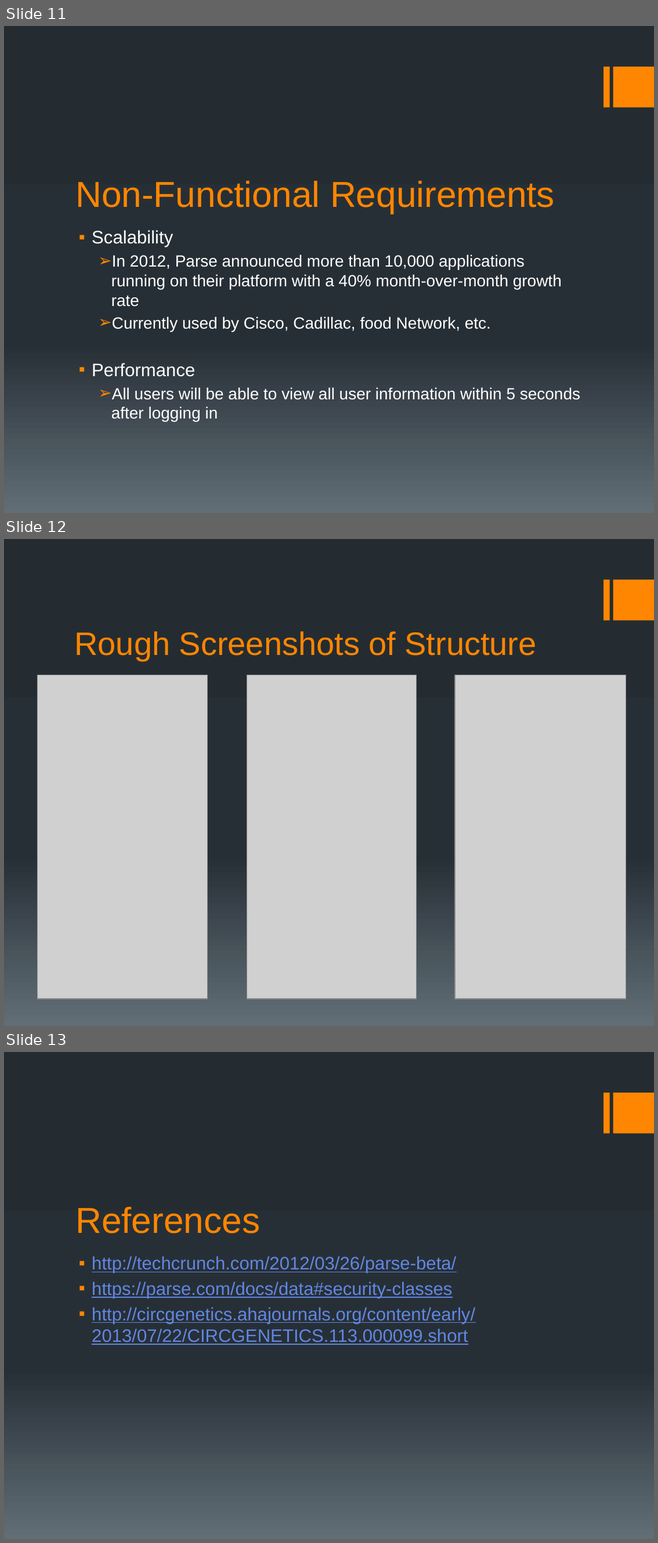
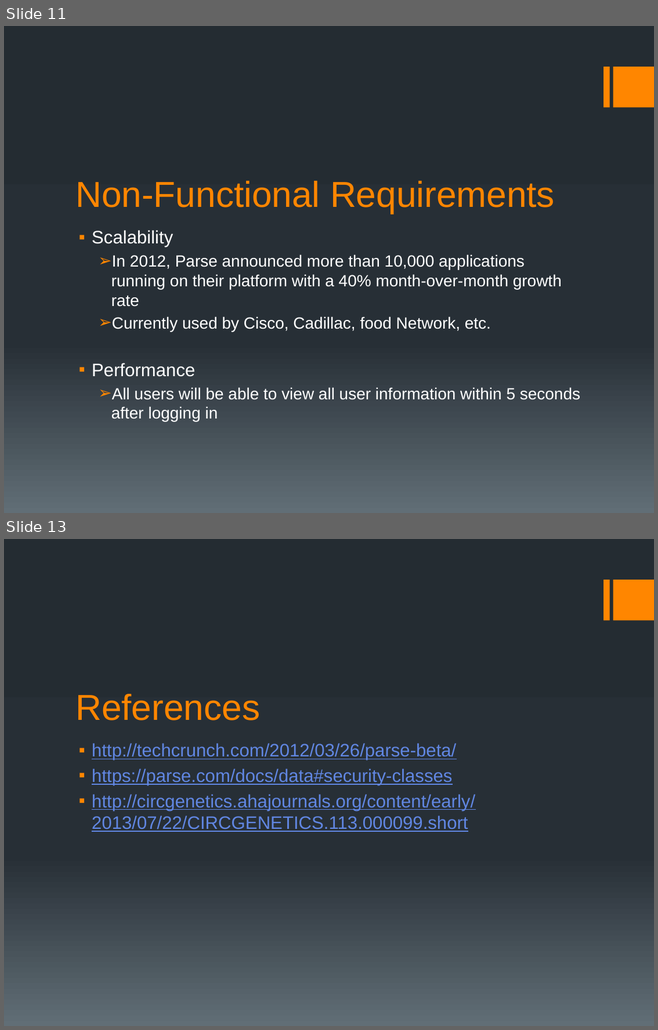
Before and after one commit to ShawnHesch/SAAPI, a slide deck: SAAPI_Walkthrough.pptx. Shown one above the other, each under a label of ours: slides 11, 12 and 13 before the commit, slides 11 and 13 after it; the slides between them are not shown. The pictures are 658x1543 and 658x1030 pixels, drawn with LibreOffice and Linux fonts; fonts in the diff are those of the drawing; grey boxes stand for pictures. Boxes give left, top, right and bottom in pixels: in the first picture for what was removed or moved away, otherwise in the second. Text is boxed around its words. In the diff, an @@ line names an element or a change of style, - is before the commit and + after.

```diff
--- a/SAAPI_Walkthrough.pptx
+++ b/SAAPI_Walkthrough.pptx
@@ slide 12 removed at (x1=4, y1=539, x2=654, y2=1026), background gradient #242C33 to #273037 to #636D76; not listed: 2 template elements that a slide beside it also shows @@
@@ title removed at (x1=74, y1=631, x2=536, y2=661) @@
-Rough Screenshots of Structure
@@ picture removed at (x1=37, y1=675, x2=208, y2=999) @@
@@ picture removed at (x1=247, y1=675, x2=416, y2=999) @@
@@ picture removed at (x1=455, y1=675, x2=626, y2=999) @@
```
Also in this commit, not shown: 2 slides changed, 1 slide added, 1 other file.
